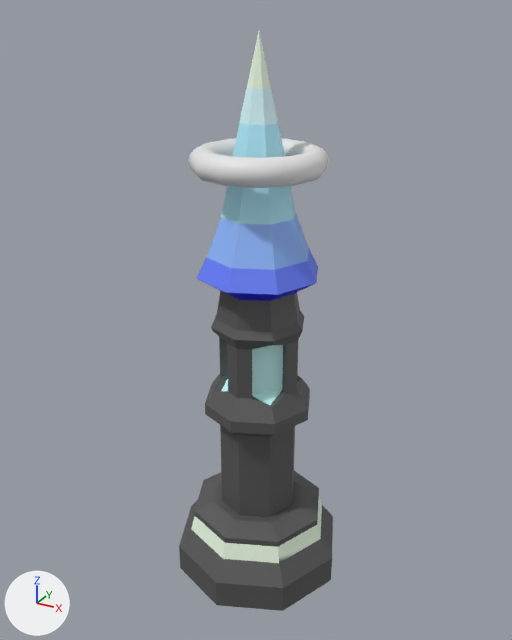
Before and after pictures for a commit that changed the FBX model Assets/Prefabs/World_Prefabs/General_Prefabs/RefractionTower.fbx.
Before and after are seen from a 50 mm lens placed at (6.07, -11.13, 11.3), pointed at (-0.09, 0.06, 5.7). Arrows for +X, +Y and +Z are at lower left; the lights stay in place. The picture after the commit comes second.

Names of what the first picture shows: 'RefractionTowerBody', 'RefractionTowerHead'.
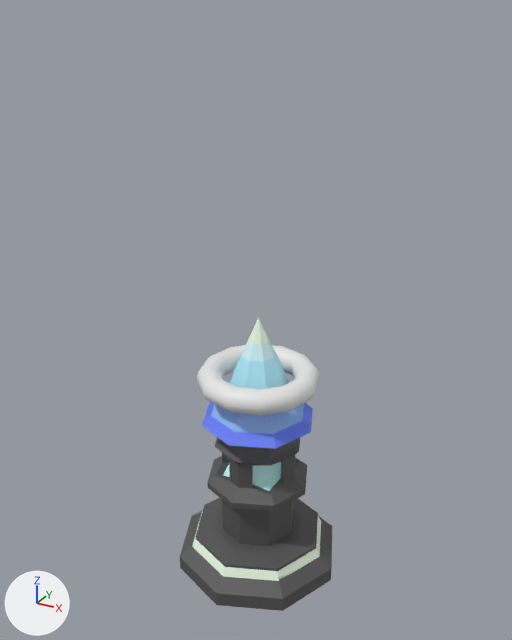
Commit message: Fixed Height

Where the change shows, as pixel boxes [x1, y1, x2, y2] in the pictures (512 x 640 px):
'RefractionTowerBody', moved, rescaled (49% shorter): before [179, 31, 333, 611]; after [180, 317, 332, 611]
'RefractionTowerHead', moved: before [188, 138, 329, 188]; after [197, 345, 320, 416]

What the commit changed:
Object 'RefractionTowerHead' (ob_refractiontowerhead) moves from (0.0, 0.0, 8.82) to (0.0, 0.0, 4.48).
Object 'RefractionTowerBody' (ob_refractiontowerbody) moves from (0.0, 0.0, 7.49) to (0.0, 0.0, 3.95).
Object 'RefractionTowerBody' (ob_refractiontowerbody) is rescaled from (1.0, 1.0, 0.366) to (1.0, 1.0, 0.193).
